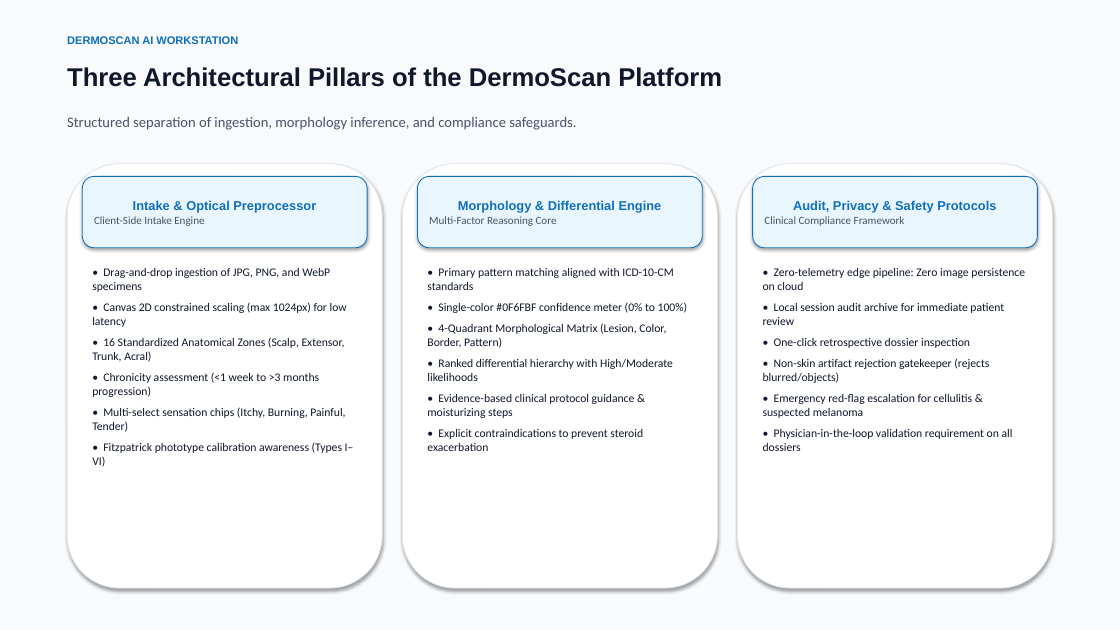
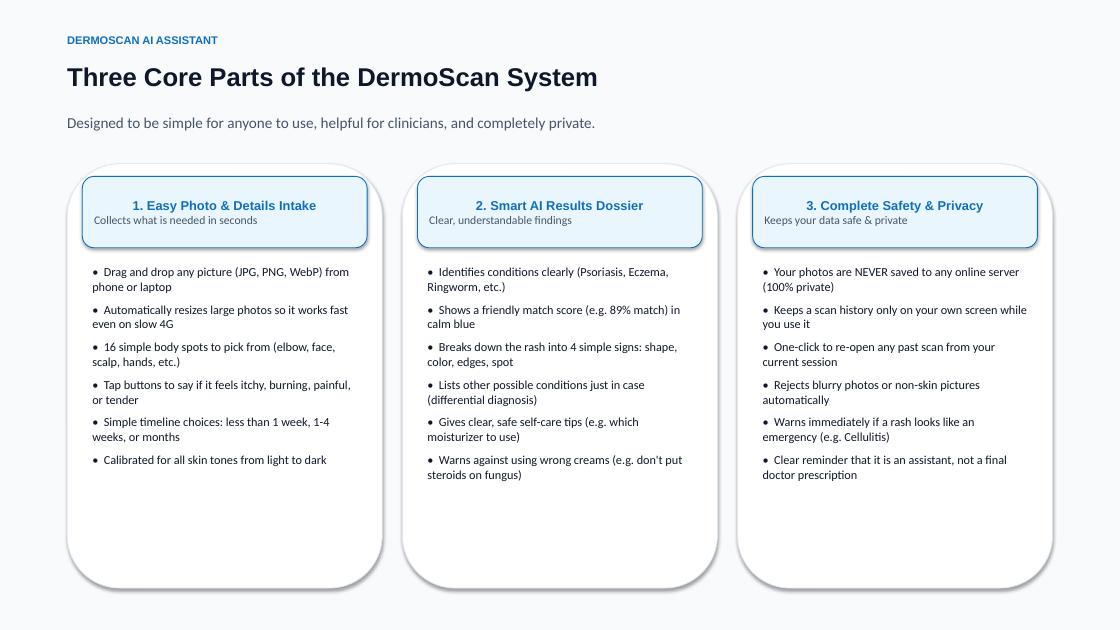
Before and after one commit to vijayesh26/Dermo-Scan-, a slide deck: slide 4 of DERMO_SCAN_PROJECT_PRESENTATION.pptx. Drawn at 1120x630 pixels with LibreOffice and Linux fonts; fonts in the diff are those of the drawing. Boxes give left, top, right and bottom in pixels: in the first picture for what was removed or moved away, otherwise in the second. Text is boxed around its words. In the diff, an @@ line names an element or a change of style, - is before the commit and + after.

Commit message:
Simplify PPT content to clear everyday language

```diff
--- a/DERMO_SCAN_PROJECT_PRESENTATION.pptx
+++ b/DERMO_SCAN_PROJECT_PRESENTATION.pptx
@@ text at (67, 36, 218, 44): text changed @@
-DERMOSCAN AI WORKSTATION
+DERMOSCAN AI ASSISTANT
@@ text at (67, 67, 598, 92): text changed @@
-Three Architectural Pillars of the DermoScan Platform
+Three Core Parts of the DermoScan System
@@ text at (67, 117, 596, 131): text changed; size 12.5 to 13 pt @@
-Structured separation of ingestion, morphology inference, and compliance safeguards.
+Designed to be simple for anyone to use, helpful for clinicians, and completely private.
@@ text in rounded rectangle at (94, 200, 316, 224): text changed; size 11 to 10 pt; font Arial to Calibri; text colour #0F6FBF to #475569; bold off @@
-Intake & Optical Preprocessor
-Client-Side Intake Engine
+1. Easy Photo & Details Intake
+Collects what is needed in seconds
@@ text in rounded rectangle at (429, 200, 643, 226): text changed; size 11 to 10 pt; font Arial to Calibri; text colour #0F6FBF to #475569; bold off @@
-Morphology & Differential Engine
-Multi-Factor Reasoning Core
+2. Smart AI Results Dossier
+Clear, understandable findings
@@ text in rounded rectangle at (764, 200, 984, 226): text changed; size 11 to 10 pt; font Arial to Calibri; text colour #0F6FBF to #475569; bold off @@
-Audit, Privacy & Safety Protocols
-Clinical Compliance Framework
+3. Complete Safety & Privacy
+Keeps your data safe & private
@@ text at (92, 267, 351, 466): text changed; size 10 to 10.5 pt @@
-• Drag-and-drop ingestion of JPG, PNG, and WebP specimens
-• Canvas 2D constrained scaling (max 1024px) for low latency
-• 16 Standardized Anatomical Zones (Scalp, Extensor, Trunk, Acral)
-• Chronicity assessment (<1 week to >3 months progression)
-• Multi-select sensation chips (Itchy, Burning, Painful, Tender)
-• Fitzpatrick phototype calibration awareness (Types I–VI)
+• Drag and drop any picture (JPG, PNG, WebP) from phone or laptop
+• Automatically resizes large photos so it works fast even on slow 4G
+• 16 simple body spots to pick from (elbow, face, scalp, hands, etc.)
+• Tap buttons to say if it feels itchy, burning, painful, or tender
+• Simple timeline choices: less than 1 week, 1-4 weeks, or months
+• Calibrated for all skin tones from light to dark
@@ text at (427, 267, 682, 481): text changed; size 10 to 10.5 pt @@
-• Primary pattern matching aligned with ICD-10-CM standards
-• Single-color #0F6FBF confidence meter (0% to 100%)
-• 4-Quadrant Morphological Matrix (Lesion, Color, Border, Pattern)
-• Ranked differential hierarchy with High/Moderate likelihoods
-• Evidence-based clinical protocol guidance & moisturizing steps
-• Explicit contraindications to prevent steroid exacerbation
+• Identifies conditions clearly (Psoriasis, Eczema, Ringworm, etc.)
+• Shows a friendly match score (e.g. 89% match) in calm blue
+• Breaks down the rash into 4 simple signs: shape, color, edges, spot
+• Lists other possible conditions just in case (differential diagnosis)
+• Gives clear, safe self-care tips (e.g. which moisturizer to use)
+• Warns against using wrong creams (e.g. don't put steroids on fungus)
@@ text at (763, 267, 1027, 481): text changed; size 10 to 10.5 pt @@
-• Zero-telemetry edge pipeline: Zero image persistence on cloud
-• Local session audit archive for immediate patient review
-• One-click retrospective dossier inspection
-• Non-skin artifact rejection gatekeeper (rejects blurred/objects)
-• Emergency red-flag escalation for cellulitis & suspected melanoma
-• Physician-in-the-loop validation requirement on all dossiers
+• Your photos are NEVER saved to any online server (100% private)
+• Keeps a scan history only on your own screen while you use it
+• One-click to re-open any past scan from your current session
+• Rejects blurry photos or non-skin pictures automatically
+• Warns immediately if a rash looks like an emergency (e.g. Cellulitis)
+• Clear reminder that it is an assistant, not a final doctor prescription
```
Also in this commit, not shown: 9 other slides changed, 3 slides added, 3 slides removed, 1 other file.
